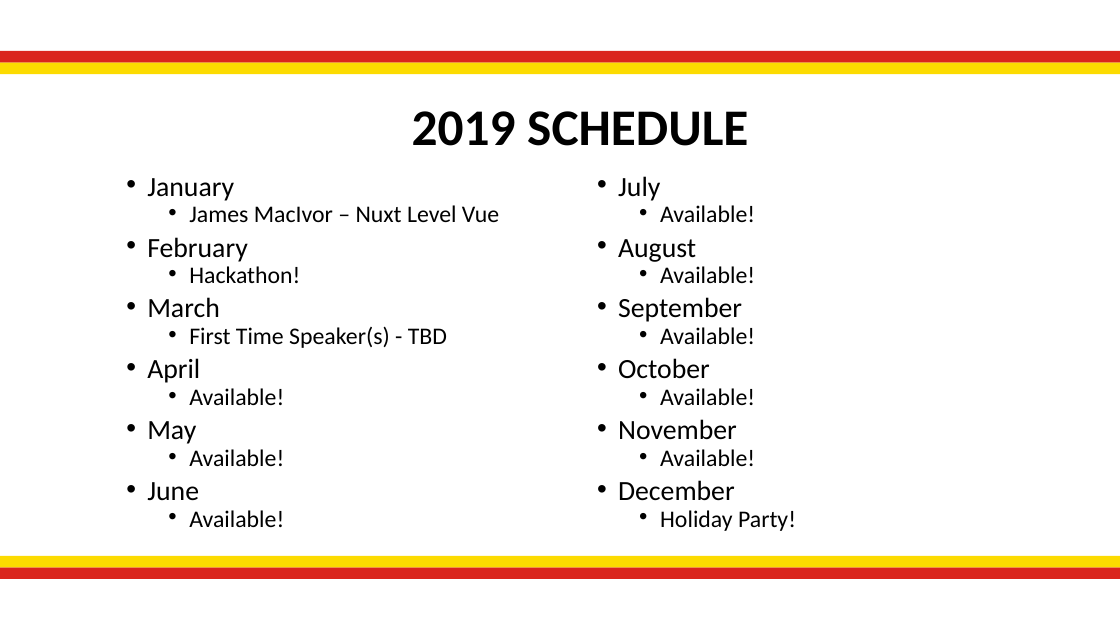
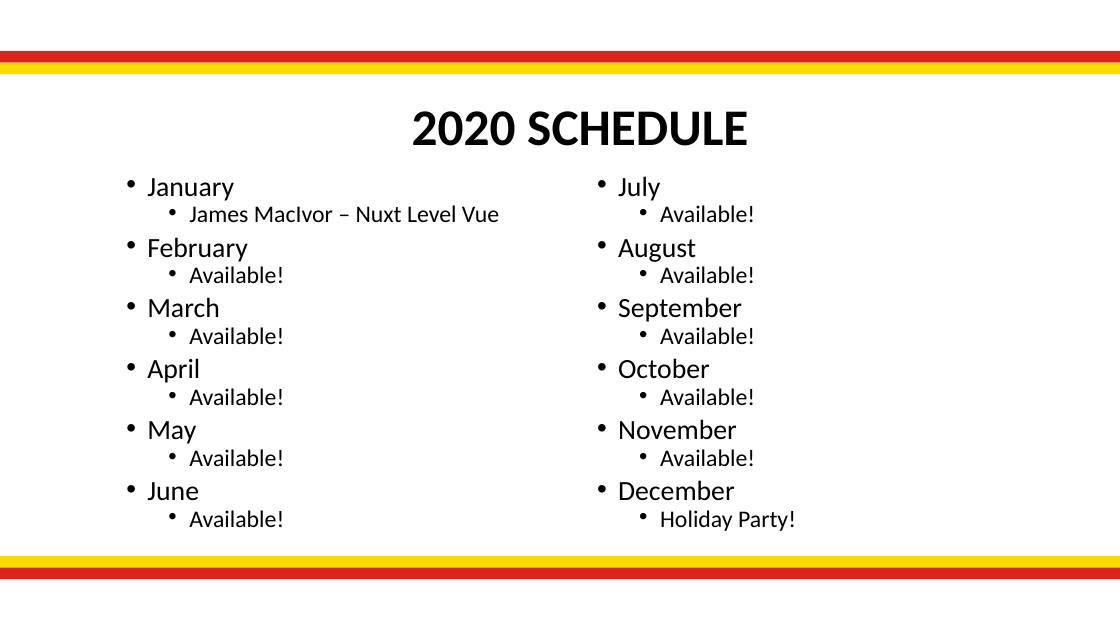
Before and after one commit to JavaScriptandFriends/VueMeetup, a slide deck: slide 8 of PreMeeting.pptx (slide 10 before the commit). Drawn at 1120x630 pixels with LibreOffice and Linux fonts; fonts in the diff are those of the drawing; background and template pictures are left out. Boxes give left, top, right and bottom in pixels: in the first picture for what was removed or moved away, otherwise in the second. Text is boxed around its words. In the diff, an @@ line names an element or a change of style, - is before the commit and + after.

Commit message:
updated for 2020

```diff
--- a/PreMeeting.pptx
+++ b/PreMeeting.pptx
@@ title at (412,111,748,146): text changed @@
-2019 SCHEDULE
+2020 SCHEDULE
@@ text at (189,266,284,283): text changed @@
-  • Hackathon!
+  • Available!
@@ text at (189,327,284,344): text changed @@
-  • First Time Speaker(s) - TBD
+  • Available!
```
Also in this commit, not shown: 2 slides removed.
